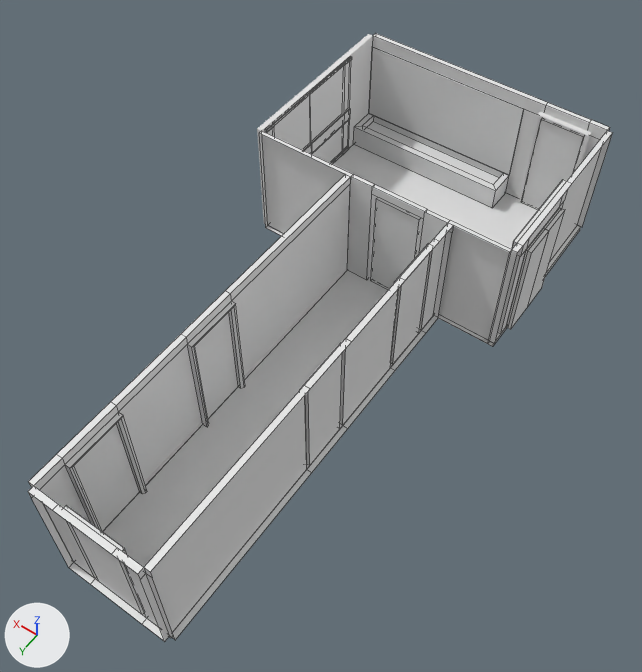
What one commit did to the Blender file Corridor.blend.
One viewpoint serves both versions: a 50 mm camera at (-6.33, 15.2, 20.13) aimed at (1.87, 3.71, 2.08). The axes (+X, +Y, +Z) are drawn at lower left. The lights are the same throughout. Mesh edges are drawn as thin lines on the coarser meshes.

In view in the first picture: 'ItemHall', 'Mirror', 'MurDroit', 'MurDroite1', 'MurDroite2', 'MurFond', 'MurGauche', 'MurGaucheHall', 'Porte4', 'PorteEntreeHallPostMod', 'SolCouloir', 'SolHall'.
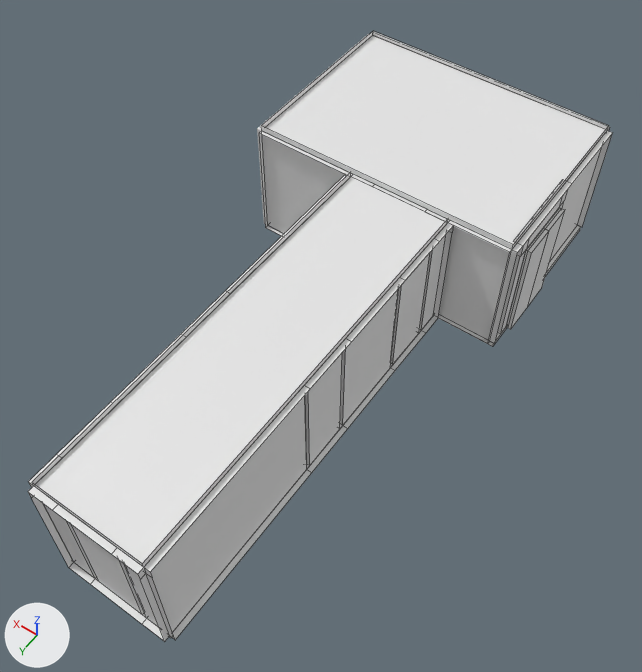
What changed in the scene script:
```text
Change ob_plafond:
    remove ob_plafond.hide_set(True)
Change ob_plafondhall:
    remove ob_plafondhall.hide_set(True)
```

Changed parts and their boxes (x1, y1, x2, y2) in the pictures (642 x 672 px):
'Plafond', shown: after (32, 172, 448, 567)
'PlafondHall', shown: after (261, 31, 609, 249)
'MurDroit', unchanged, covered by the edit: before (28, 174, 351, 523); after (28, 174, 347, 488)
'SolCouloir', unchanged, covered by the edit: before (95, 271, 421, 638); after (95, 310, 421, 638)
'Mirror', unchanged, covered by the edit: before (368, 47, 524, 176)
'SolHall', unchanged, covered by the edit: before (280, 144, 581, 347); after (280, 225, 581, 347)
